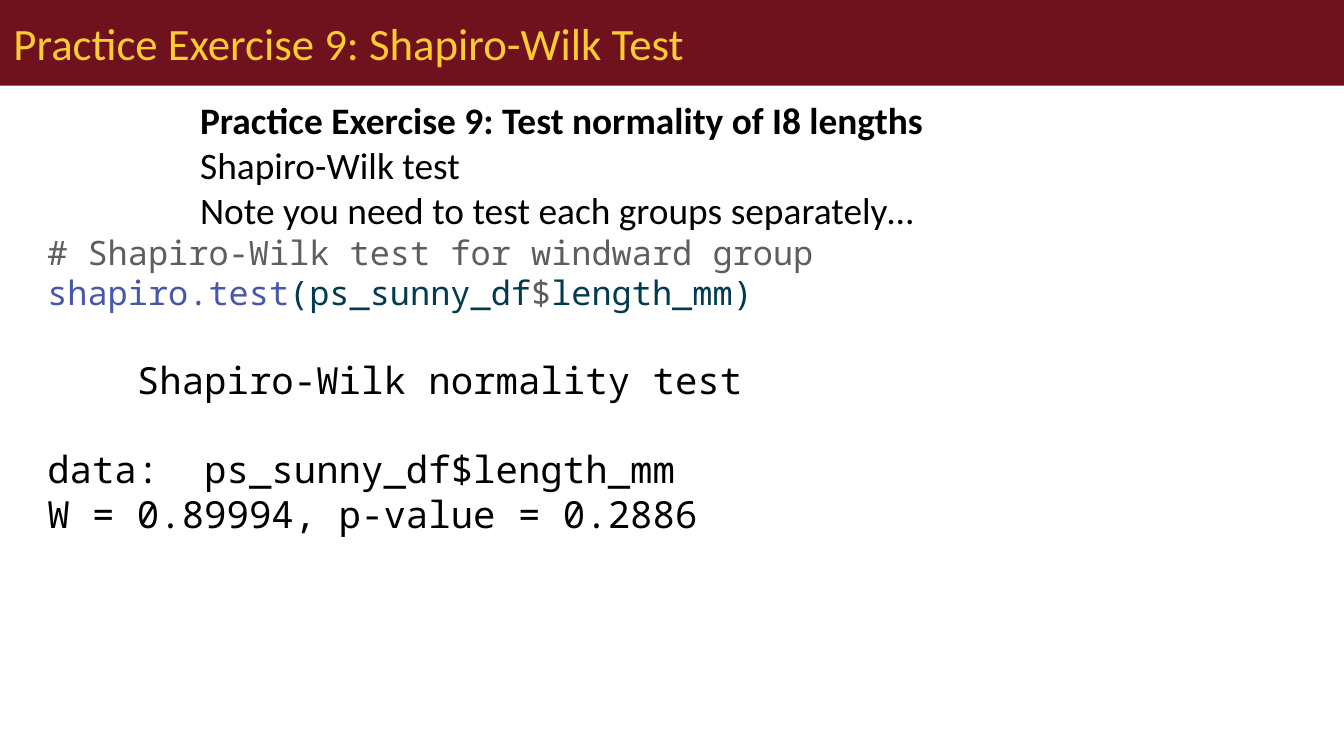
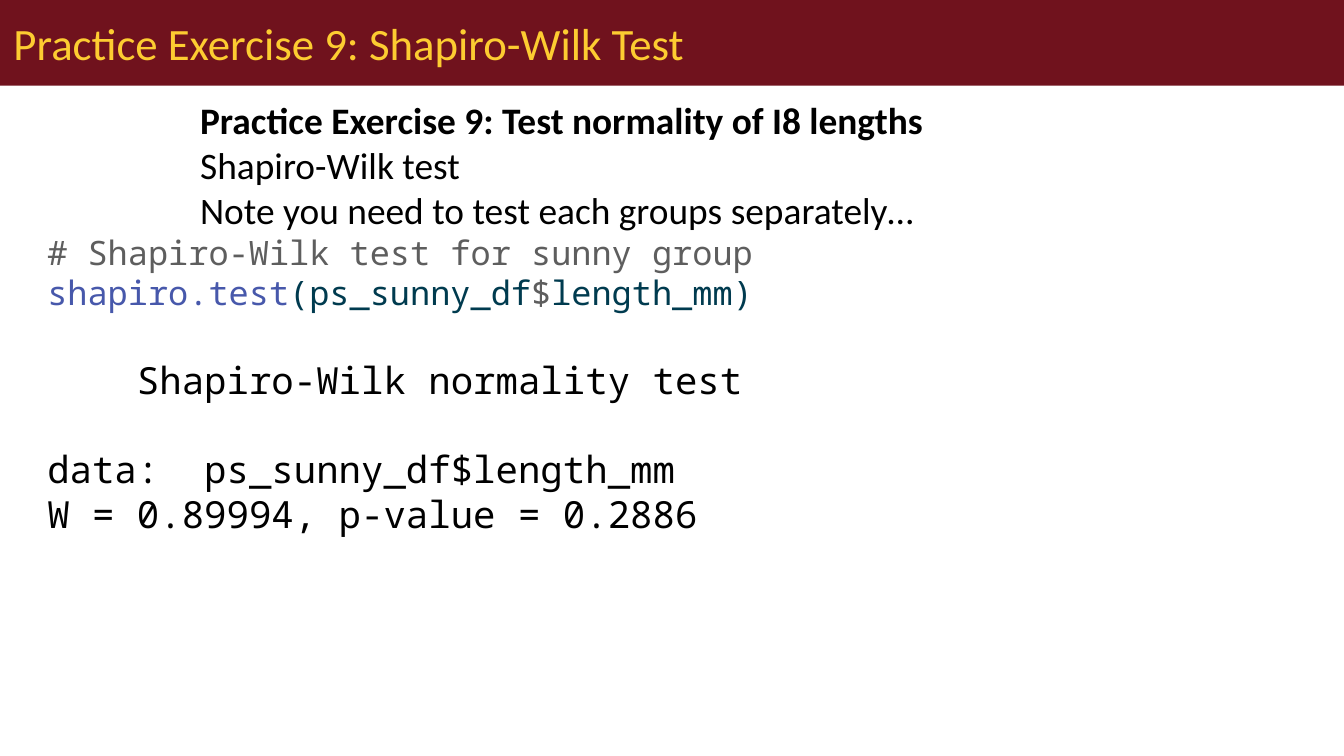
Before and after one commit to wlperry/umd_biostats, a slide deck: slide 31 of docs/ecostats_lectures/lecture_05/05_01_lecture_powerpoint.pptx (slide 32 before the commit). Drawn at 1344x756 pixels with LibreOffice and Linux fonts; fonts in the diff are those of the drawing. Boxes give left, top, right and bottom in pixels: in the first picture for what was removed or moved away, otherwise in the second. Text is boxed around its words. In the diff, an @@ line names an element or a change of style, - is before the commit and + after.

```diff
--- a/docs/ecostats_lectures/lecture_05/05_01_lecture_powerpoint.pptx
+++ b/docs/ecostats_lectures/lecture_05/05_01_lecture_powerpoint.pptx
@@ text at (47,239,753,314): text changed @@
-# Shapiro-Wilk test for windward group
-shapiro.test(ps_sunny_df$length_mm)
+# Shapiro-Wilk test for sunny group
+shapiro.test(ps_sunny_df$length_mm)
```
Also in this commit, not shown: 20 other slides changed, 1 slide removed, 22 other files.
